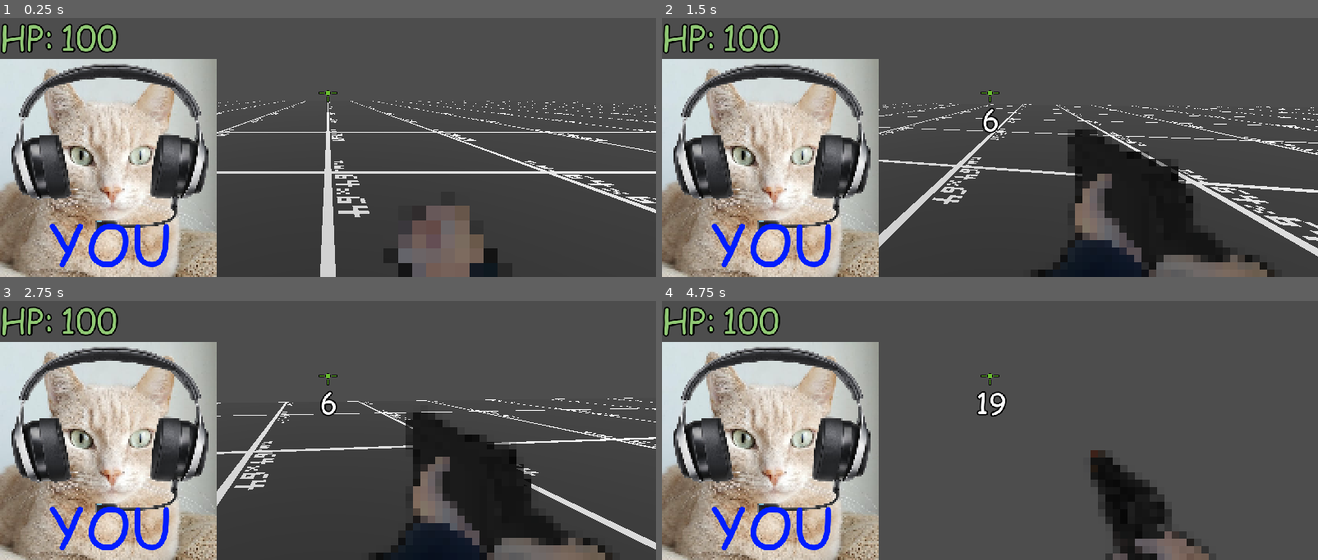
Above: before the commit, frames 1-4 (two rows, left to right).
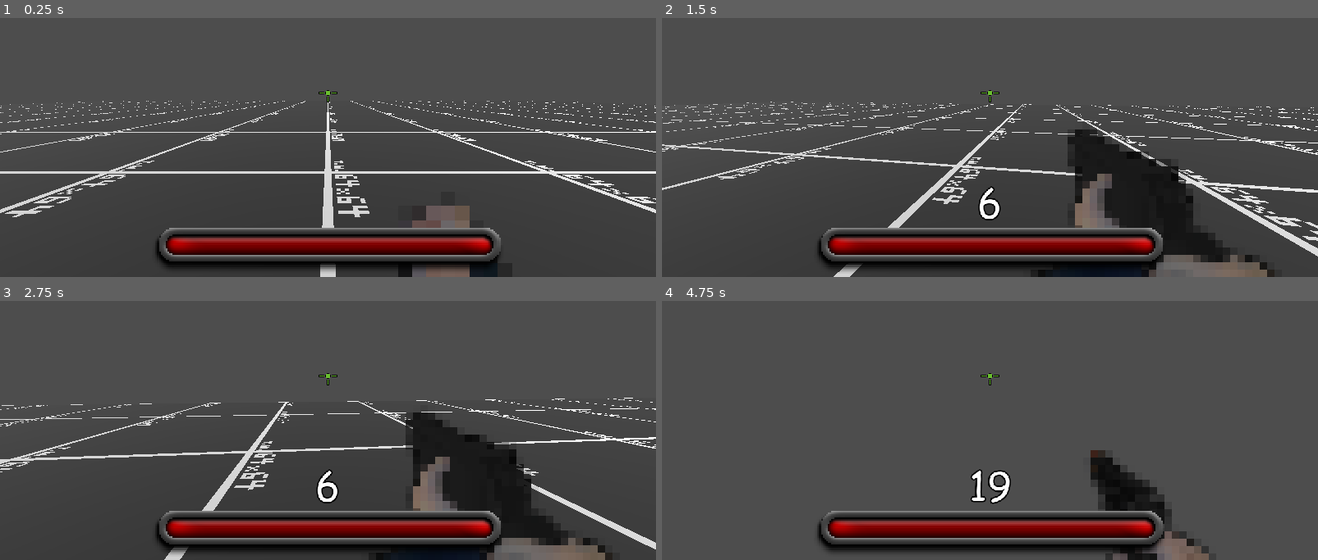
Above: after the commit, the same moments.

Repository: teeraritw/Jonahs_Chill_World
Game: Godot game, scene res://Game.tscn
The game is run twice, just before and just after one commit, with the same random seed, the same clock (stepped at 60 frames per second) and the same inputs.
Inputs (mouse positions are in pixels of both pictures, inside the frame that each line leads up to):
- Up to frame 1 (0.25 s): no input
- Up to frame 2 (1.5 s): tap Enter at 0.5 s; move the mouse to (1022, 90) at 0.52 s; hold W (forward) from 0.53 s (still down); tap 2 (pistol) at 0.6 s; tap 3 (shotgun) at 0.8, 1.35 s; move the mouse to (957, 95) at 1.27 s
- Up to frame 3 (2.75 s): keep holding W (forward); tap 2 (pistol) at 1.55 s; move the mouse to (341, 368) at 2.02 s; tap 1 (fist) at 2.1 s; tap 3 (shotgun) at 2.3 s
- Up to frame 4 (4.75 s): keep holding W (forward); move the mouse to (983, 381) at 2.77 s; tap 2 (pistol) at 2.85, 4.55 s; move the mouse to (1035, 381) at 3.52 s; click (1035, 381) at 3.6 s; tap 3 (shotgun) at 3.8, 4.35 s; tap Space at 4.25 s; move the mouse to (937, 370) at 4.27 s

The runs differ from the first frame. In frame 1, 32% of the frame differs, in the area x 0-77%, y 2-100%; in frame 2, 32%; in frame 3, 32%; in frame 4, 34%.

Commit message:
added pickup sounds and hp bar:

Diff:
--- a/Area3D.gd
+++ b/Area3D.gd
@@ -5,4 +5,7 @@
 func _on_body_entered(body):
 	if body.name == "Player":
 		body.ammo_list["Pistol"] = body.ammo_list["Pistol"] + AMMO_INCREASE
+		var pickup_audio = body.get_node("AmmoPickup")
+		pickup_audio.pitch_scale = 1
+		pickup_audio.play()
 		self.queue_free()
--- a/Player.tscn
+++ b/Player.tscn
@@ -9,6 +9,9 @@
 [ext_resource type="AudioStream" uid="uid://buje6dk5apb02" path="res://Assets/SFX/footsteps.wav" id="5_pp63u"]
 [ext_resource type="Texture2D" uid="uid://cyln6dg5xk636" path="res://Assets/UI/cat_meow.png" id="9_3sdq5"]
 [ext_resource type="FontFile" uid="uid://cr32a873w0ug5" path="res://Assets/Fonts/COMIC.TTF" id="10_c5qx0"]
+[ext_resource type="Texture2D" uid="uid://bx73vecwt4vq" path="res://Assets/UI/empty_bar.png" id="10_vruuq"]
+[ext_resource type="Texture2D" uid="uid://nk61n5lcpsoc" path="res://Assets/UI/red_bar.png" id="11_vc2sj"]
+[ext_resource type="AudioStream" uid="uid://cpkj13nso405n" path="res://Assets/SFX/ammo_pickup.wav" id="12_fnq1p"]
 
 [sub_resource type="CapsuleShape3D" id="CapsuleShape3D_q5wip"]
 
@@ -146,6 +149,7 @@
 
 [node name="Pistol" type="Sprite2D" parent="CanvasLayer/Control"]
 visible = false
+z_index = -10
 position = Vector2(111, -376)
 scale = Vector2(13, 13)
 texture = ExtResource("1_hoyhv")
@@ -153,12 +157,14 @@
 
 [node name="Shotgun" type="Sprite2D" parent="CanvasLayer/Control"]
 visible = false
+z_index = -10
 position = Vector2(110, -377)
 scale = Vector2(13, 13)
 texture = ExtResource("3_d0k8a")
 hframes = 5
 
 [node name="Fist" type="Sprite2D" parent="CanvasLayer/Control"]
+z_index = -10
 position = Vector2(48, -375)
 scale = Vector2(25, 25)
 texture = ExtResource("4_t03ix")
@@ -176,31 +182,34 @@
 
 [node name="Ammo" type="Control" parent="CanvasLayer"]
 layout_mode = 3
-anchors_preset = 8
-anchor_left = 0.5
-anchor_top = 0.5
-anchor_right = 0.5
-anchor_bottom = 0.5
-grow_horizontal = 2
-grow_vertical = 2
+anchors_preset = 7
+anchor_left = 0.5
+anchor_top = 1.0
+anchor_right = 0.5
+anchor_bottom = 1.0
+grow_horizontal = 2
+grow_vertical = 0
 
 [node name="AmmoAmount" type="Label" parent="CanvasLayer/Ammo"]
 layout_mode = 1
-anchors_preset = 5
-anchor_left = 0.5
-anchor_right = 0.5
-offset_left = -144.0
-offset_top = 11.0
-offset_right = 148.0
-offset_bottom = 85.0
-grow_horizontal = 2
+anchors_preset = 8
+anchor_left = 0.5
+anchor_top = 0.5
+anchor_right = 0.5
+anchor_bottom = 0.5
+offset_left = -146.0
+offset_top = -182.0
+offset_right = 146.0
+offset_bottom = -80.0
+grow_horizontal = 2
+grow_vertical = 2
 theme_override_colors/font_shadow_color = Color(0.333333, 0.333333, 0.333333, 1)
 theme_override_colors/font_outline_color = Color(0, 0, 0, 1)
 theme_override_constants/shadow_offset_x = 0
 theme_override_constants/shadow_offset_y = 2
 theme_override_constants/outline_size = 10
 theme_override_fonts/font = ExtResource("10_c5qx0")
-theme_override_font_sizes/font_size = 50
+theme_override_font_sizes/font_size = 70
 text = "1000"
 horizontal_alignment = 1
 
@@ -224,6 +233,7 @@
 wait_time = 0.2
 
 [node name="Portrait" type="Control" parent="."]
+visible = false
 layout_mode = 3
 anchors_preset = 2
 anchor_top = 1.0
@@ -248,27 +258,37 @@
 theme_override_font_sizes/font_size = 100
 text = "YOU"
 
-[node name="HP" type="Label" parent="Portrait"]
-offset_top = -425.0
-offset_right = 214.0
-offset_bottom = -337.0
-theme_override_colors/font_color = Color(0.564706, 0.784314, 0.454902, 1)
-theme_override_colors/font_outline_color = Color(0, 0, 0, 1)
-theme_override_constants/outline_size = 10
-theme_override_fonts/font = ExtResource("10_c5qx0")
-theme_override_font_sizes/font_size = 60
-text = "HP:"
-
-[node name="HPAmount" type="Label" parent="Portrait"]
-offset_left = 106.0
-offset_top = -425.0
-offset_right = 320.0
-offset_bottom = -337.0
-theme_override_colors/font_color = Color(0.564706, 0.784314, 0.454902, 1)
-theme_override_colors/font_outline_color = Color(0, 0, 0, 1)
-theme_override_constants/outline_size = 10
-theme_override_fonts/font = ExtResource("10_c5qx0")
-theme_override_font_sizes/font_size = 60
-text = "100"
+[node name="HPCanvas" type="CanvasLayer" parent="."]
+
+[node name="HP" type="Control" parent="HPCanvas"]
+layout_mode = 3
+anchors_preset = 7
+anchor_left = 0.5
+anchor_top = 1.0
+anchor_right = 0.5
+anchor_bottom = 1.0
+offset_left = -20.0
+offset_top = -40.0
+offset_right = 20.0
+grow_horizontal = 2
+grow_vertical = 0
+
+[node name="TextureProgressBar" type="TextureProgressBar" parent="HPCanvas/HP"]
+z_index = 100
+layout_mode = 1
+anchors_preset = 5
+anchor_left = 0.5
+anchor_right = 0.5
+offset_left = -309.0
+offset_top = -47.0
+offset_right = -103.0
+offset_bottom = -7.0
+grow_horizontal = 2
+scale = Vector2(3, 3)
+texture_over = ExtResource("10_vruuq")
+texture_progress = ExtResource("11_vc2sj")
+
+[node name="AmmoPickup" type="AudioStreamPlayer" parent="."]
+stream = ExtResource("12_fnq1p")
 
 [connection signal="timeout" from="HPCooldown" to="." method="_on_hp_cooldown_timeout"]
--- a/Scripts/Player.gd
+++ b/Scripts/Player.gd
@@ -49,7 +49,7 @@
 	if hp <= 0:
 		get_tree().reload_current_scene()
 	# update hp
-	$Portrait/HPAmount.text = str(hp)
+	$HPCanvas/HP/TextureProgressBar.value = hp
 	var move_vec = Vector3()
 	if Input.is_action_pressed("forward"):
 		move_vec.x -= 1
--- a/ShotgunPickup.gd
+++ b/ShotgunPickup.gd
@@ -9,4 +9,7 @@
 func _on_body_entered(body):
 	if body.name == "Player":
 		body.ammo_list["Shotgun"] = body.ammo_list["Shotgun"] + AMMO_INCREASE
+		var pickup_audio = body.get_node("AmmoPickup")
+		pickup_audio.pitch_scale = 0.7
+		pickup_audio.play()
 		self.queue_free()
Not shown, added: Assets/SFX/ammo_pickup.wav.import
Not shown, added: Assets/SFX/gun_cock.mp3.import
Binary file added: Assets/UI/empty_bar.png
Not shown, added: Assets/UI/empty_bar.png.import
Binary file added: Assets/UI/red_bar.png
Not shown, added: Assets/UI/red_bar.png.import
Not shown: 1 places in Player.tscn that only renumber resources
Not shown, added: Assets/SFX/ammo_pickup.wav
Not shown, added: Assets/SFX/gun_cock.mp3
